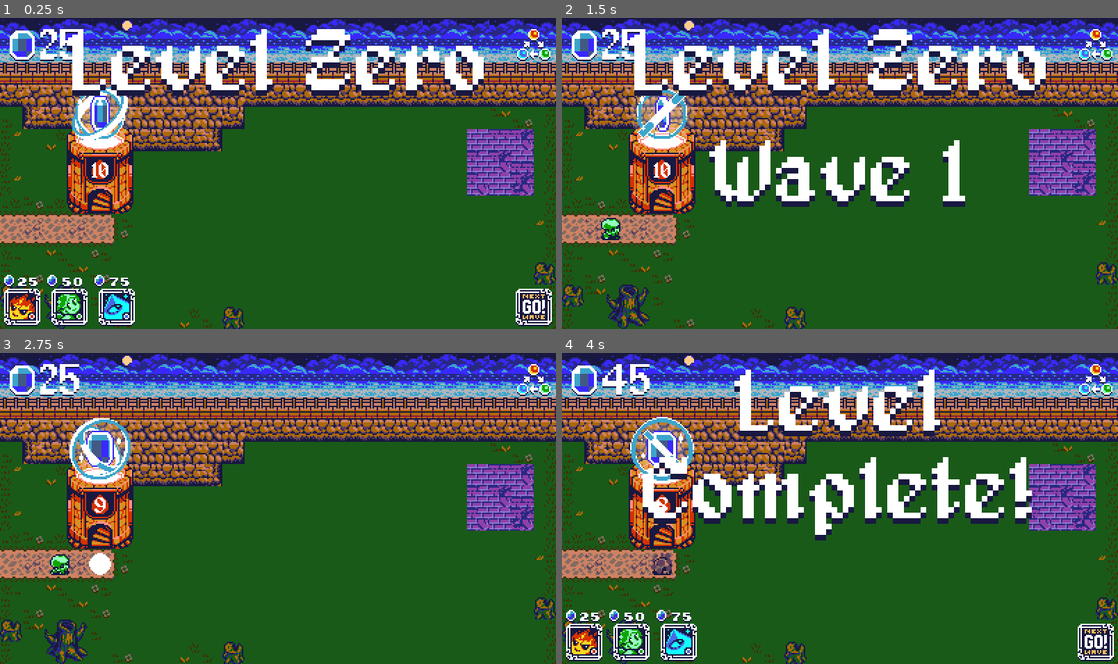
Above: before the commit, frames 1-4 (two rows, left to right).
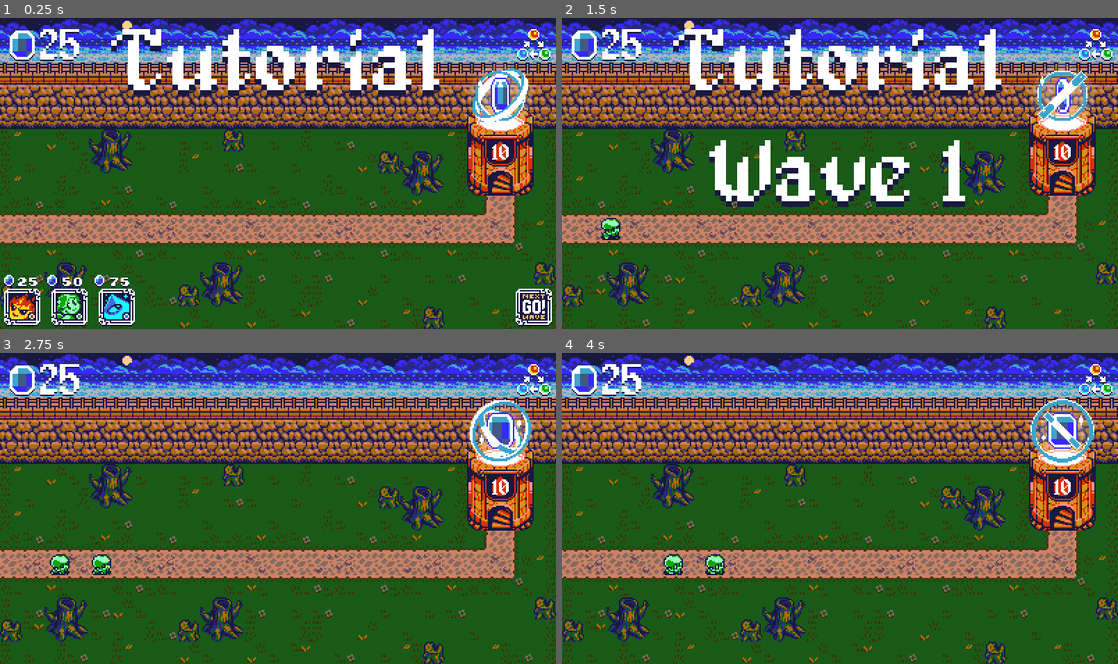
Above: after the commit, the same moments.

Repository: jake6724/tower_defense_jam
Game: Godot game, scene res://scenes/Main.tscn
The game is run twice, just before and just after one commit, with the same random seed, the same clock (stepped at 60 frames per second) and the same inputs. Sound files missing from this copy of the repository are replaced by a short silence.
Inputs (mouse positions are in pixels of both pictures, inside the frame that each line leads up to):
- Up to frame 1 (0.25 s): no input
- Up to frame 2 (1.5 s): click (1095, 307) at 0.5 s; move the mouse to (962, 157) at 1.27 s; click (962, 157) at 1.35 s
- Up to frame 3 (2.75 s): drag from (166, 524) to (72, 564) at 2.02 s
- Up to frame 4 (4 s): move the mouse to (895, 440) at 2.77 s; tap A (move_camera_left) at 2.85 s; click (895, 440) at 3.05 s; drag from (812, 570) to (650, 564) at 3.52 s

The runs differ from the first frame. In frame 1, 35% of the frame differs, in the area x 0-100%, y 3-100%; in frame 2, 36%; in frame 3, 30%; in frame 4, 40%.

Commit message:
Add SFXs

Diff:
--- a/project.godot
+++ b/project.godot
@@ -21,6 +21,7 @@
 EnemySpawner="*res://scripts/enemies/enemy_spawner.gd"
 WorldGrid="*res://scripts/world_grid.gd"
 MusicManager="*res://scripts/music_manager.gd"
+SFXPlayer="*res://scripts/sfx_player.gd"
 
 [display]
 
--- a/scenes/Main.tscn
+++ b/scenes/Main.tscn
@@ -12,4 +12,3 @@
 [node name="UI" type="CanvasLayer" parent="."]
 
 [node name="RoundInfo" parent="UI" instance=ExtResource("3_0bbpv")]
-mouse_filter = 2
--- a/scripts/enemies/enemy.gd
+++ b/scripts/enemies/enemy.gd
@@ -114,7 +114,12 @@
 
 func die() -> void:
 	%HealthBar.hide()
-	# position -= (sprite.texture.get_size() / 2)
 	can_attack = false
 	is_alive = false
 	is_dead.emit(self)
+
+func play_explosion_sfx():
+	match element:
+		GameManager.Element.FIRE: SFXPlayer.play_sfx("fire_explosion")
+		GameManager.Element.EARTH: SFXPlayer.play_sfx("water_explosion")
+		GameManager.Element.WATER: SFXPlayer.play_sfx("earth_explosion")
--- a/scripts/enemies/enemy_spawner.gd
+++ b/scripts/enemies/enemy_spawner.gd
@@ -84,7 +84,8 @@
 	var index = active_enemies.find(enemy)
 	if index != -1:
 		active_enemies.remove_at(index)
-		enemy.ap.play("die")
+		enemy.ap.play("die") # This may not need to be here and could MAYBE go in enemy. Not sure if queue_free() would cause race condition or issues...
+		enemy.play_explosion_sfx()
 
 func on_spawn_timer_timeout():
 	can_spawn_enemy = true
--- a/scripts/game_manager.gd
+++ b/scripts/game_manager.gd
@@ -11,9 +11,8 @@
 var level_tutorial: PackedScene = preload("res://scenes/level/LevelEnvironmentTutorial.tscn")
 var level_one: PackedScene = preload("res://scenes/level/LevelEnvironmentOne.tscn")
 
-# THIS DETERMINES LEVEL ORDER @ UVULA
 var levels: Array[PackedScene] = [level_zero, level_tutorial, level_one]
-var level_index: int = 0
+var level_index: int = 1
 var active_level: LevelEnvironment
 var active_path: PackedVector2Array
 var active_spawn_location: Vector2 # In world coordinates
--- a/scripts/music_manager.gd
+++ b/scripts/music_manager.gd
@@ -2,12 +2,13 @@
 extends Node
 
 var music_player: AudioStreamPlayer = AudioStreamPlayer.new()
-var track_1: AudioStreamOggVorbis = load("res://audio/Theme-1_Auto.ogg")
+var track_1: AudioStreamOggVorbis = preload("res://audio/music/Theme-1_Auto.ogg")
+# var track_2: AudioStreamOggVorbis = preload("res://audio/music/Theme-2_Auto.ogg")
 var start_track = track_1
 
 func _ready():
 	# Configure AudioStreamPlayer
-	music_player.volume_db = -25
+	music_player.volume_db = -16
 	add_child(music_player)
 	music_player.stream = track_1
-	#music_player.play()
+	music_player.play()
--- a/scripts/player/player_controller.gd
+++ b/scripts/player/player_controller.gd
@@ -96,6 +96,8 @@
 				# Clean up indicator
 				indicator_sprite.hide()
 
+				play_tower_select_sfx(tower_name)
+
 				selected_tower_name = ""
 				return [true, tower]
 			else:
@@ -155,6 +157,8 @@
 	EnemySpawner.start_wave()
 	reward = EnemySpawner.active_wave.reward
 
+	SFXPlayer.play_sfx("go")
+
 func on_wave_complete() -> void:
 	# Update variables
 	placement_enabled = true
@@ -203,6 +207,12 @@
 		tower.swap_sprite.hide()
 		tower.cross_sprite.hide()
 
+func play_tower_select_sfx(tower_name: String) -> void:
+	match tower_name:
+		"fire": SFXPlayer.play_sfx("fire_select")
+		"earth": SFXPlayer.play_sfx("earth_select")
+		"water": SFXPlayer.play_sfx("water_select")
+
 func _input(_event):
 	if click_enabled and Input.is_action_just_pressed("left_click"):
 		spawn_tower(selected_tower_name, get_global_mouse_position(), false)
--- /dev/null
+++ b/scripts/sfx_player.gd
@@ -0,0 +1,52 @@
+# Autoloader
+extends Node
+
+var num_players: int = 32
+var players: Array[AudioStreamPlayer] = []
+var volume: float = -25.0
+
+var sfxs: Dictionary[String, AudioStreamOggVorbis] = {
+	"fire_shot": preload("res://audio/sfx/Fire_Shot.ogg"),
+	"water_shot": preload("res://audio/sfx/Water_Shot.ogg"),
+	"earth_shot": preload("res://audio/sfx/Earth_Shot .ogg"),
+	"go": preload("res://audio/sfx/Go_2.ogg"),
+	"fire_select": preload("res://audio/sfx/Fire_Selection.ogg"),
+	"earth_select": preload("res://audio/sfx/Earth_Selection.ogg"),
+	"water_select": preload("res://audio/sfx/Water_Selection.ogg"),
+	"fire_explosion": preload("res://audio/sfx/Fire_Explosion.ogg"),
+	"earth_explosion": preload("res://audio/sfx/Earth_Explosion.ogg"),
+	"water_explosion": preload("res://audio/sfx/Water_Explosion.ogg"),
+}
+
+func _ready():
+	# Create num_players amount of AudioStreamPlayers
+	for i in range(num_players):
+		var new_player: AudioStreamPlayer = AudioStreamPlayer.new()
+		new_player.volume_db = volume
+		add_child(new_player)
+		players.append(new_player)
+
+func play_sfx(sfx_name: String):
+	var sfx_stream: AudioStreamOggVorbis = sfxs[sfx_name]
+	var p: AudioStreamPlayer = get_best_player()
+	p.stream = sfx_stream
+	p.play()
+
+## Return the first available or least recently used AudioStreamPlayer
+func get_best_player() -> AudioStreamPlayer:
+	# Check if there are any used players
+	for p: AudioStreamPlayer in players:
+		if not p.playing:
+			# print(p)
+			return p
+
+	# If none free, find the least recently used
+	var max_playback_position: float = INF
+	var lru_player: AudioStreamPlayer
+	for p: AudioStreamPlayer in players:
+		if p.get_playback_position() < max_playback_position:
+			max_playback_position = p.get_playback_position()
+			lru_player = p
+
+	print(lru_player)
+	return lru_player
--- a/scripts/towers/tower.gd
+++ b/scripts/towers/tower.gd
@@ -95,6 +95,7 @@
 func attack() -> void:
 	flip_to_face_active_target()
 	spawn_bullet()
+	play_shot_sfx()
 
 func update_active_target() -> void:
 	var selected_target: Enemy
@@ -152,6 +153,11 @@
 		else:
 			sprite.flip_h = true
 
+func play_shot_sfx() -> void:
+	match element:
+		GameManager.Element.FIRE: SFXPlayer.play_sfx("fire_shot")
+		GameManager.Element.EARTH: SFXPlayer.play_sfx("earth_shot")
+		GameManager.Element.WATER: SFXPlayer.play_sfx("water_shot")
 
 func on_mouse_entered_transform_area():
 	tower_hovered.emit(self)
Not shown, added: audio/music/Theme-1_Auto.ogg.import
Not shown, removed: audio/placeholder/Theme 2 sin mezclar - 01 Inicio.mp3.import
Not shown, removed: audio/placeholder/Theme_1_Auto.mp3.import
Not shown, added: audio/sfx/Earth_Explosion.ogg.import
Not shown, added: audio/sfx/Earth_Selection.ogg.import
Not shown, added: audio/sfx/Earth_Shot .ogg.import
Not shown, added: audio/sfx/Fire_Explosion.ogg.import
Not shown, added: audio/sfx/Fire_Selection.ogg.import
Not shown, added: audio/sfx/Fire_Shot.ogg.import
Not shown, added: audio/sfx/Go_1.ogg.import
Not shown, added: audio/sfx/Go_2.ogg.import
Not shown, added: audio/sfx/Water_Explosion.ogg.import
(and 15 more such lines)
